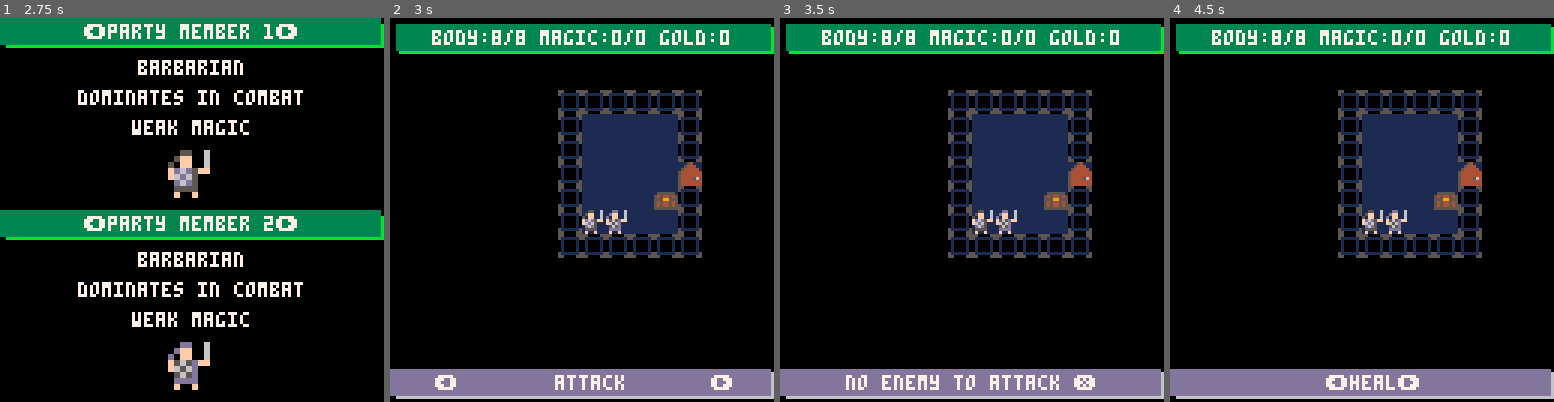
Above: before the commit, frames 1-4 (left to right).
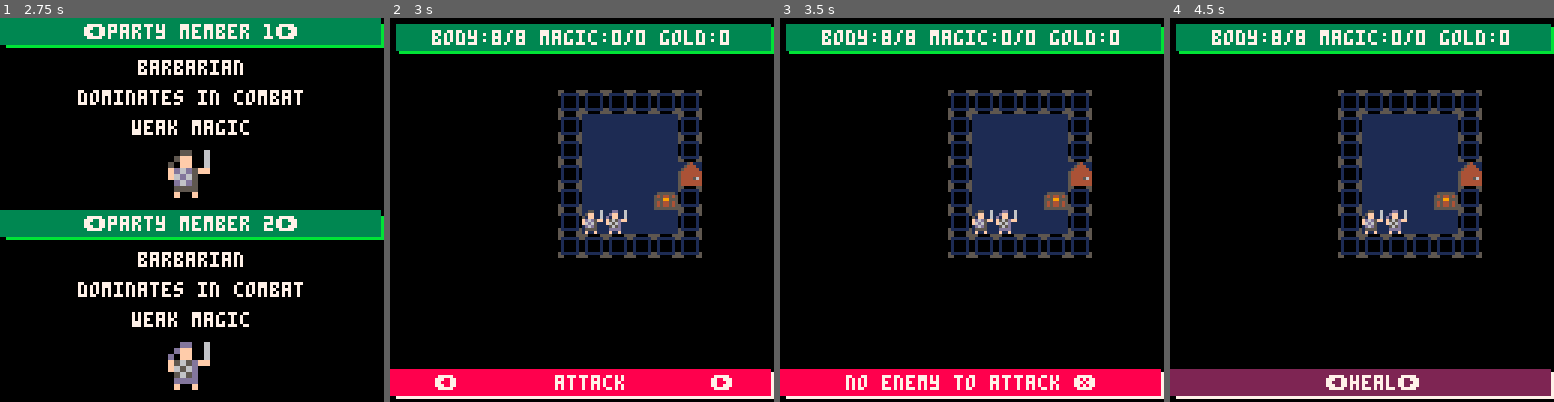
Above: after the commit, the same moments.

Repository: rad-corps/HQuest
Game: PICO-8 cartridge hq.p8
Two runs of this game, one before a commit and one after it. Both use one fixed random seed, a clock stepped at 60 frames per second and the inputs below.
Inputs:
- Up to frame 1 (2.75 s): tap O (Z key) at 0.33, 0.7, 1.43, 2.22 s; tap X (X key) at 1.07, 2.07, 2.4, 2.73 s; hold Left 1.97-2.37 s; hold Down from 2.42 s (still down)
- Up to frame 2 (3 s): release Down at 2.82 s; hold Right from 2.87 s (still down)
- Up to frame 3 (3.5 s): keep holding Right; tap X (X key) at 3.07, 3.4 s; tap O (Z key) at 3.1 s
- Up to frame 4 (4.5 s): release Right at 3.53 s; hold Up 3.58-4.08 s; tap X (X key) at 3.73, 4.07, 4.4 s; tap O (Z key) at 3.98 s; hold Right from 4.13 s (still down)

Frame 1 is identical in both runs. In frame 2, 7.2% of the frame differs, in the area x 0-100%, y 91-100%; in frame 3, 6.8%; in frame 4, 7.3%.

Commit message:
different colours for menu options

Diff:
--- a/hq.p8
+++ b/hq.p8
@@ -195,7 +195,7 @@
 6,14,3|
 7,15,2|
 10,14,3|
-12,11,4]],
+12,11,4|]],
 rocks =
 [[1,0|
 15,0|
@@ -366,8 +366,7 @@
 19,11,2|
 18,12,3|
 18,13,4|
-19,13,5|
-]],
+19,13,5|]],
 rocks =
 [[16,1|
 17,1|
@@ -439,7 +438,7 @@
 {"fimir",6,3,3,2,3,20},
 {"mummy",4,4,2,3,0,21},
 {"chaos warrior",8,4,4,4,3,22},
-{"gargoyle",0,7,7,10,4,23},
+{"gargoyle",1,7,7,10,4,23},
 }
 
 spell_list = {
@@ -921,6 +920,7 @@
 
 gui={
 	messages = {},
+	menu_sel = 1,
 	p_msg = "",
 	msg = function (msg, callback)
 		local gui_msg = {msg, callback}
@@ -955,10 +955,18 @@
 
 	draw = function()
 camera()
-rectfill(2,118,127,126, 6)
-rectfill(0,117,126,125, 13)
-
 local p = actors[actor_index]
+
+if #gui.messages == 0 then
+	gui.menu_sel = p.menu_selection
+end
+
+local sel = {4,8,2,13,3,1,5}
+
+rectfill(2,118,127,126, 7)
+rectfill(0,117,126,125, sel[gui.menu_sel])
+
+
 local y_pos = 119
 if #gui.p_msg > 0 then
 	print(gui.p_msg, 64 - #gui.p_msg*2 - 2, y_pos, 7)
@@ -1487,11 +1495,6 @@
 		end
 	end
 
-	if self.x < 0 or self.x >= map_w or self. y < 0 or self.y >= map_h then
-		self.x = prevx
-		self.y = prevy
-	end
-
 	if self.x ~= prevx or self.y ~= prevy then
 		self.ml -= 1
 		reveal_rooms(self.x, self.y)
@@ -1504,6 +1507,10 @@
 	local collided = false
 
 	if ( mget(self.x, self.y) == wallid or mget(self.x, self.y) == 50 or cat(self.x, self.y) != nil) then
+		collided = true
+	end
+
+	if self.x < 0 or self.x >= map_w or self. y < 0 or self.y >= map_h then
 		collided = true
 	end
 
@@ -1656,6 +1663,7 @@
 
 function player:do_attack_menu()
 	self:update_a_s()
+	self.menu_selection = 2
 
 	if (btnp(5)) then
 		self:attack_enemy()
